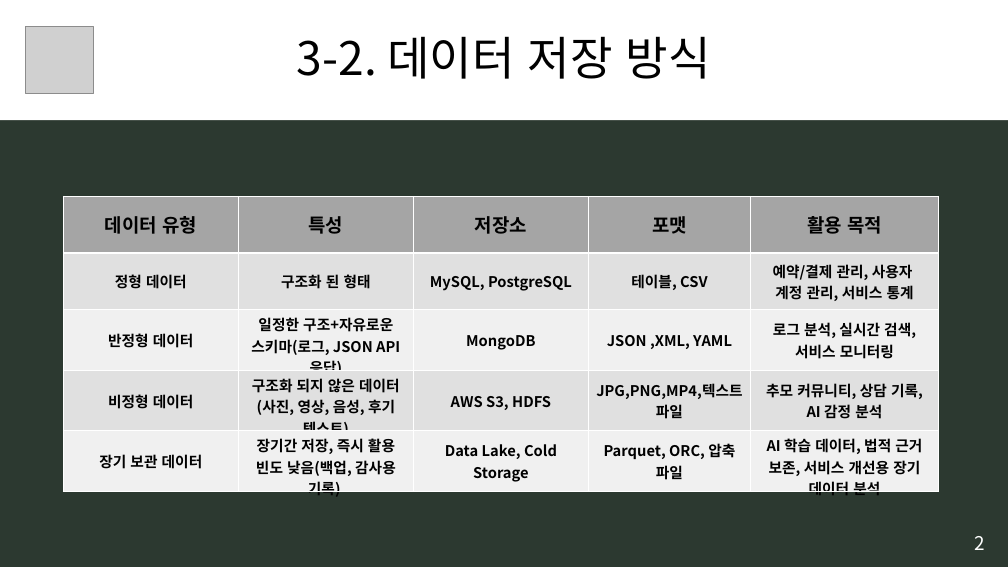
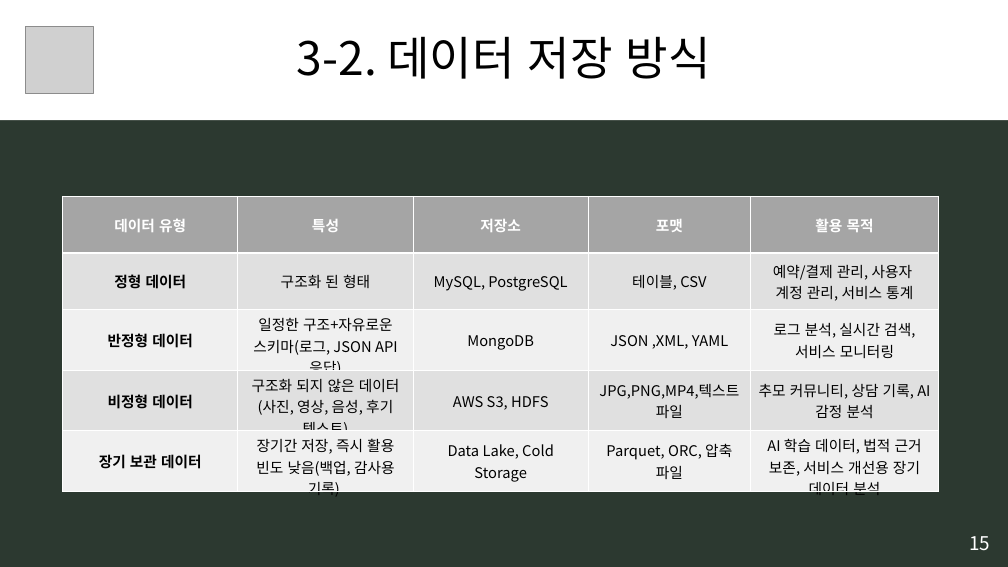
Before and after one commit to B735244/Bigdata_UI_Bogeum, a slide deck: slide 16 of 0. 모듈시험자료/[모듈] 9. 빅데이터 환경분석.pptx (slide 4 before the commit). Drawn at 1008x567 pixels with LibreOffice and Linux fonts; fonts in the diff are those of the drawing; grey boxes stand for pictures. Boxes give left, top, right and bottom in pixels: in the first picture for what was removed or moved away, otherwise in the second. Text is boxed around its words. In the diff, an @@ line names an element or a change of style, - is before the commit and + after.

```diff
--- a/0. 모듈시험자료/[모듈] 9. 빅데이터 환경분석.pptx
+++ b/0. 모듈시험자료/[모듈] 9. 빅데이터 환경분석.pptx
@@ table at (63,197,940,503) @@
@@ size 18 to 14 pt, text colour #000000 to #FFFFFF in "데이터 유형", "특성", "저장소", "포맷" and 1 more places @@
@@ bold off in "구조화 된 형태", "MySQL, PostgreSQL", "테이블, CSV", "예약/결제 관리, 사용자 계정 관리, 서비스 통계" and 12 more places @@
@@ text at (969,536,990,551): text changed @@
-2
+15
```
Also in this commit, not shown: 6 other slides changed, 12 slides added.
